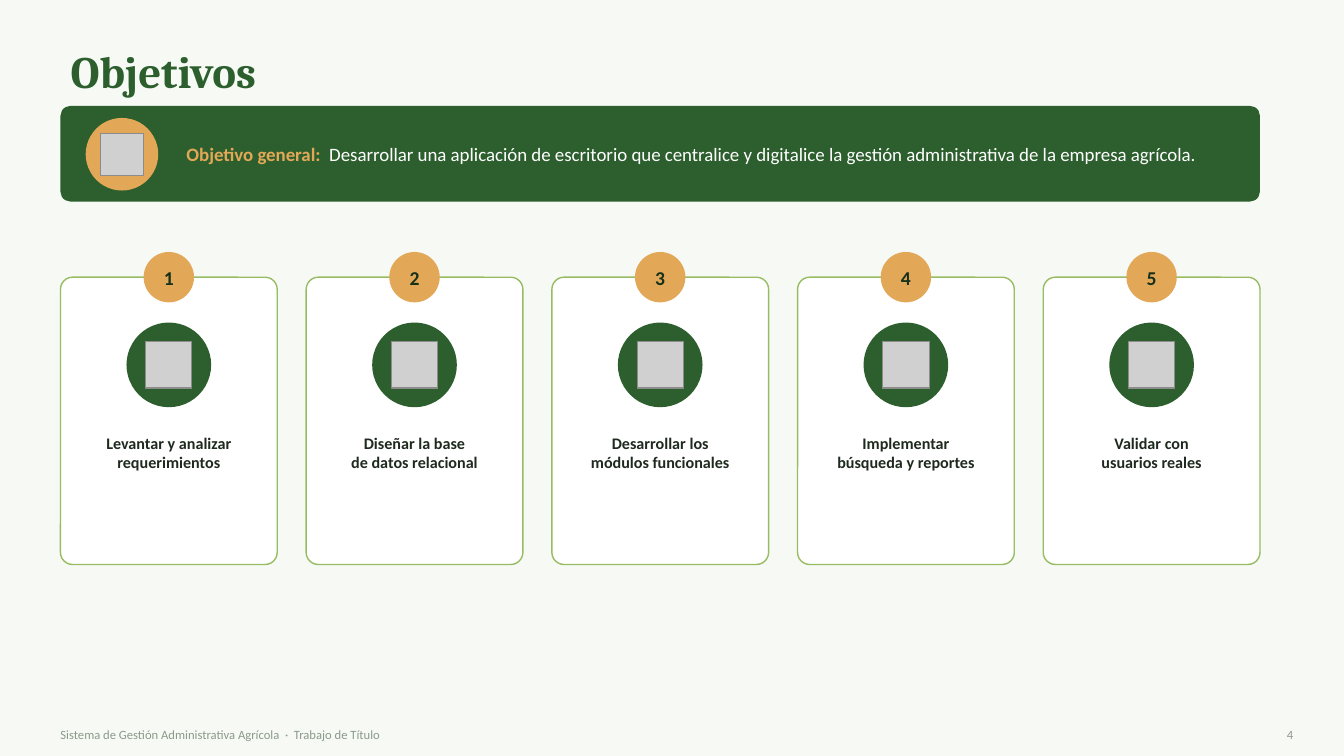
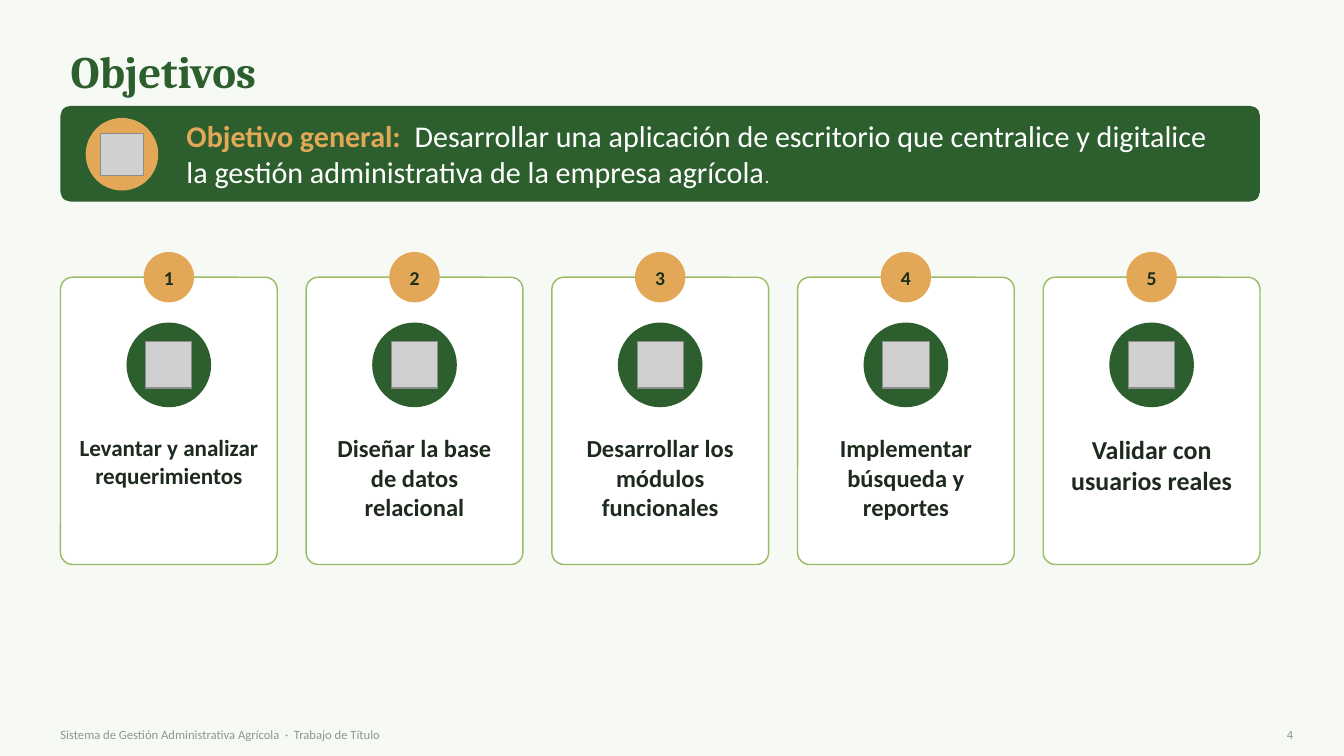
Before and after one commit to xXAlex236Xx/Capstone_005D, a slide deck: slide 5 of FASE 1/Evidencias Grupales/Presentacion_Proyecto.pptx (slide 4 before the commit). Drawn at 1344x756 pixels with LibreOffice and Linux fonts; fonts in the diff are those of the drawing; grey boxes stand for pictures. Boxes give left, top, right and bottom in pixels: in the first picture for what was removed or moved away, otherwise in the second. Text is boxed around its words. In the diff, an @@ line names an element or a change of style, - is before the commit and + after.

```diff
--- a/FASE 1/Evidencias Grupales/Presentacion_Proyecto.pptx
+++ b/FASE 1/Evidencias Grupales/Presentacion_Proyecto.pptx
@@ text "Objetivo general: Desarrollar una aplicación ..." at [186,126,1206,188]: size 13.5 to 21.5 pt @@
@@ text "Levantar y analizar" at [80,439,258,488]: size 11.5 to 16.5 pt @@
@@ size 11.5 to 17.5 pt in 3 elements at [337,439,491,516], [587,439,734,516], [840,439,972,520] @@
@@ text "Validar con" at [1071,440,1232,490]: size 11.5 to 18.5 pt @@
```
Also in this commit, not shown: 7 other slides changed, 1 slide added.
